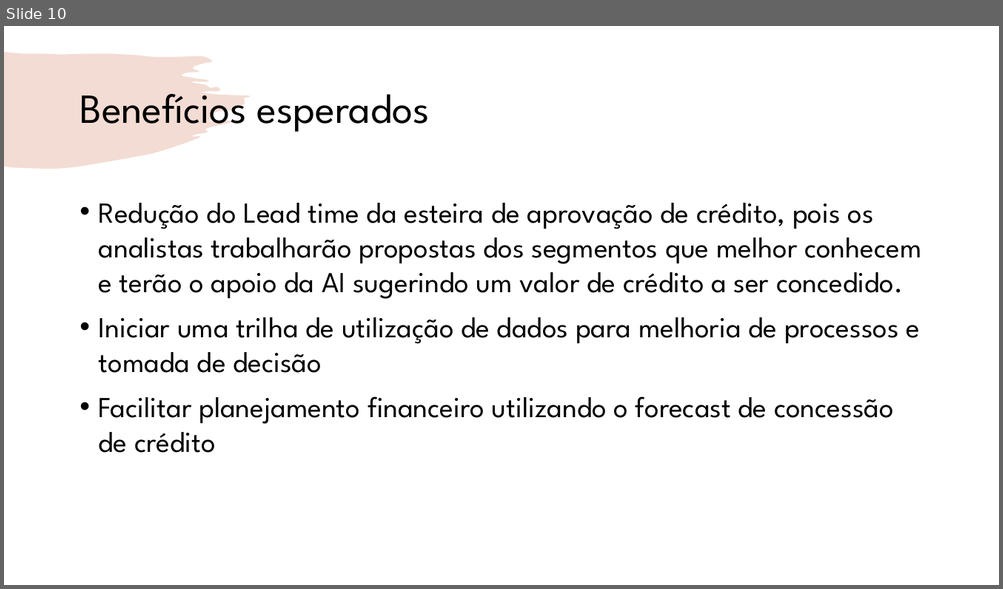
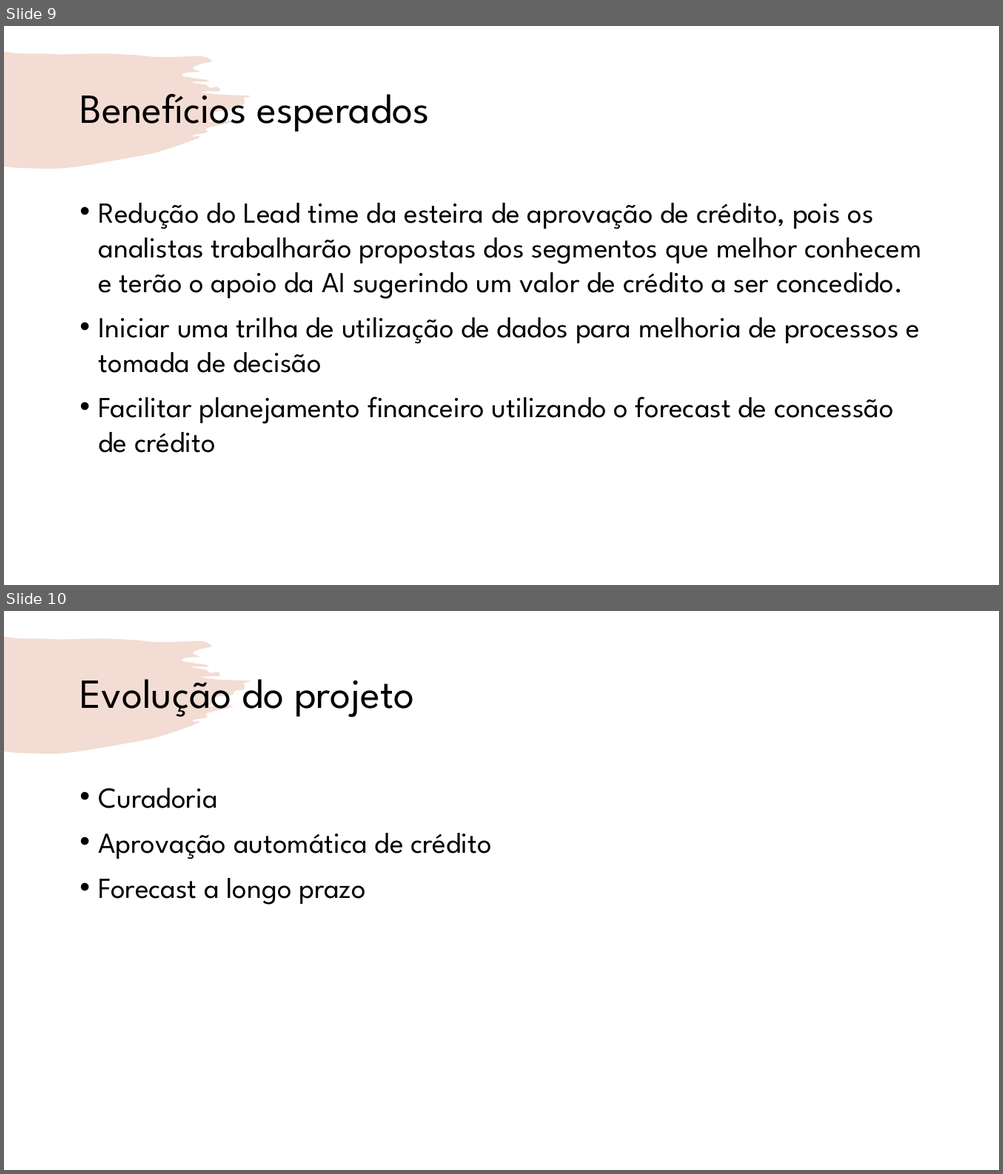
Before and after one commit to jblancoperez/fiap-desafio, a slide deck: skynet.pptx. Shown one above the other, each under a label of ours: slide 10 before the commit, slides 9 and 10 after it. The pictures are 1003x589 and 1003x1174 pixels, drawn with LibreOffice and Linux fonts; fonts in the diff are those of the drawing. Boxes give left, top, right and bottom in pixels: in the first picture for what was removed or moved away, otherwise in the second. Text is boxed around its words. In the diff, an @@ line names an element or a change of style, - is before the commit and + after.

```diff
--- a/skynet.pptx
+++ b/skynet.pptx
@@ slide 10 added at [4, 611, 999, 1170], background #FFFFFF; not listed: 1 template element that a slide beside it also shows @@
@@ title added at [79, 667, 414, 721], 40 pt, text #000000 @@
+Evolução do projeto
@@ text added at [99, 788, 492, 905], 28 pt, text #000000 @@
+• Curadoria
+• Aprovação automática de crédito
+• Forecast a longo prazo
@@ what was slide 10 is now slide 9 @@
```
Also in this commit, not shown: 3 slides changed, 6 slides removed.
